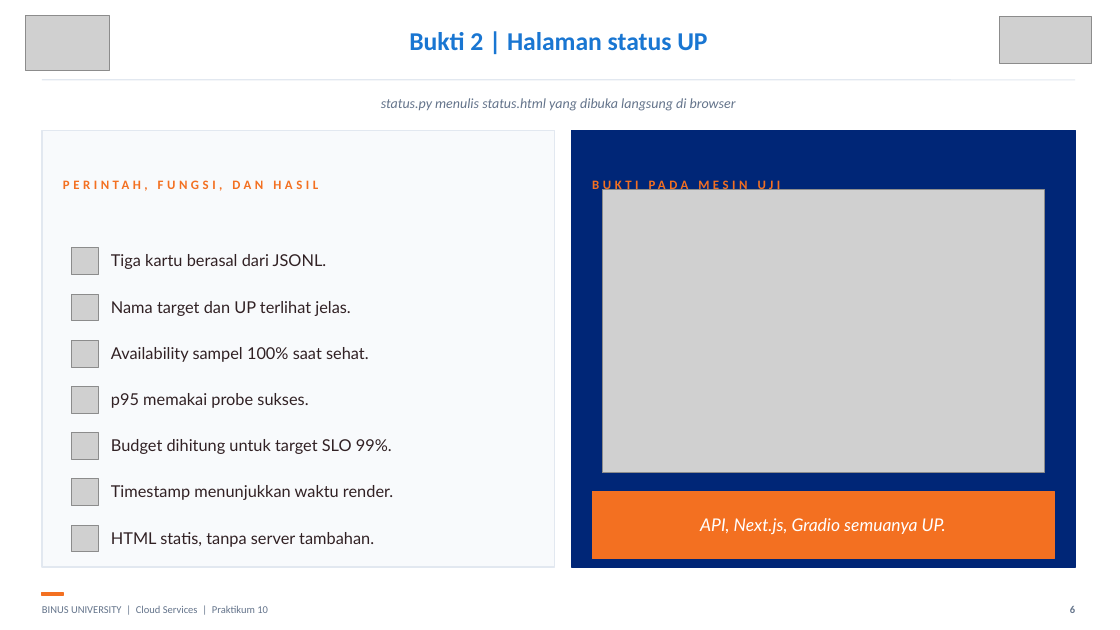
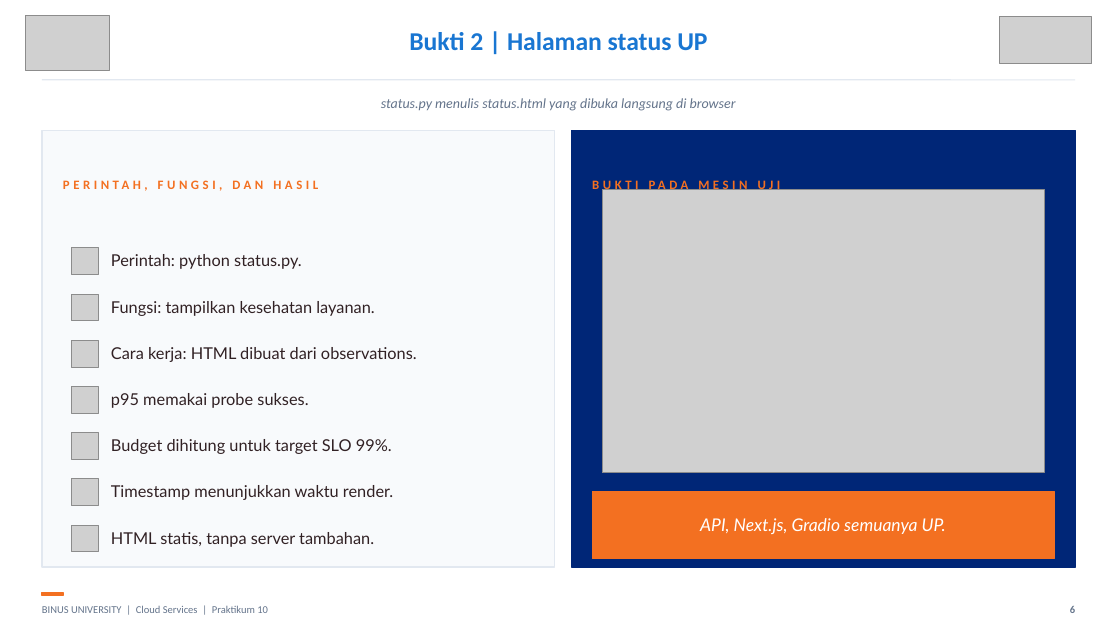
Before and after one commit to SeedFlora/meet10CloudService, a slide deck: slide 6 of slides/LAB10_Monitoring_Status_Bukti_Live.pptx. Drawn at 1120x630 pixels with LibreOffice and Linux fonts; fonts in the diff are those of the drawing; grey boxes stand for pictures. Boxes give left, top, right and bottom in pixels: in the first picture for what was removed or moved away, otherwise in the second. Text is boxed around its words. In the diff, an @@ line names an element or a change of style, - is before the commit and + after.

```diff
--- a/slides/LAB10_Monitoring_Status_Bukti_Live.pptx
+++ b/slides/LAB10_Monitoring_Status_Bukti_Live.pptx
@@ text at <box>111,254,302,269</box>: text changed @@
-Tiga kartu berasal dari JSONL.
+Perintah: python status.py.
@@ text at <box>111,301,374,316</box>: text changed @@
-Nama target dan UP terlihat jelas.
+Fungsi: tampilkan kesehatan layanan.
@@ text at <box>111,347,417,362</box>: text changed @@
-Availability sampel 100% saat sehat.
+Cara kerja: HTML dibuat dari observations.
```
Also in this commit, not shown: 4 other slides changed.
